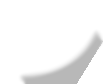
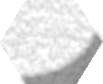
Layer changes from the first 103px x 84px image to the second:
added layer "texture_cloudy" (18%) above "highlight" over [0,0,102,84]
"highlight": opacity 6% → 3% over [0,0,82,55]
"shadow": opacity 28% → 39% over [18,29,103,84]
